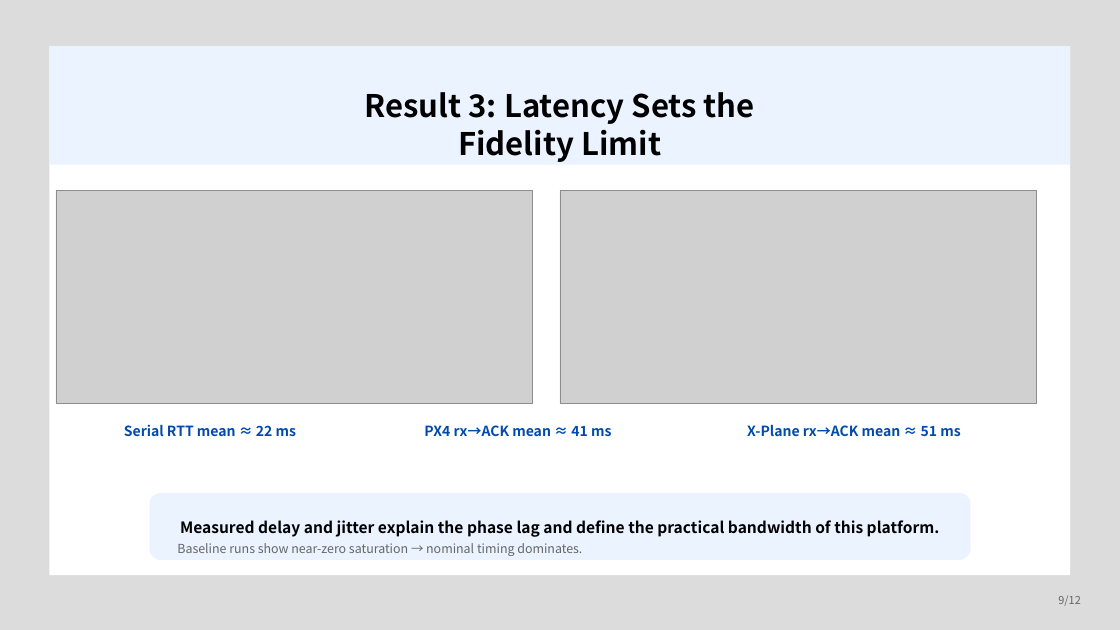
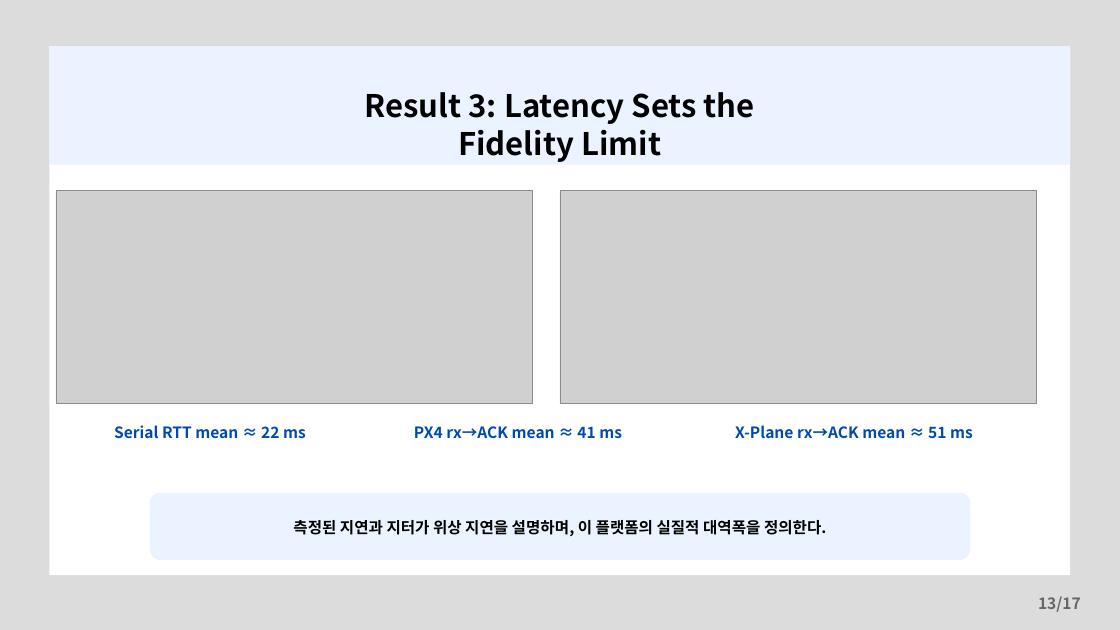
Before and after one commit to banana99ou/Stewart-Platform, a slide deck: slide 13 of presentation/KSAS_Spring2026_Presentation.pptx (slide 9 before the commit). Drawn at 1120x630 pixels with LibreOffice and Linux fonts; fonts in the diff are those of the drawing; grey boxes stand for pictures. Boxes give left, top, right and bottom in pixels: in the first picture for what was removed or moved away, otherwise in the second. Text is boxed around its words. In the diff, an @@ line names an element or a change of style, - is before the commit and + after.

```diff
--- a/presentation/KSAS_Spring2026_Presentation.pptx
+++ b/presentation/KSAS_Spring2026_Presentation.pptx
@@ size 18 to 20 pt in 3 elements at [114, 425, 306, 439], [414, 426, 622, 439], [735, 425, 973, 439] @@
@@ text at [293, 520, 826, 536]: text changed @@
-Measured delay and jitter explain the phase lag and define the practical bandwidth of this platform.
-Baseline runs show near-zero saturation → nominal timing dominates.
+측정된 지연과 지터가 위상 지연을 설명하며, 이 플랫폼의 실질적 대역폭을 정의한다.
@@ text at [1038, 596, 1081, 612]: text changed; size 14 to 20 pt; bold on @@
-9/12
+13/17
```
Also in this commit, not shown: 9 other slides changed, 7 slides added, 2 slides removed, 1 other file.
